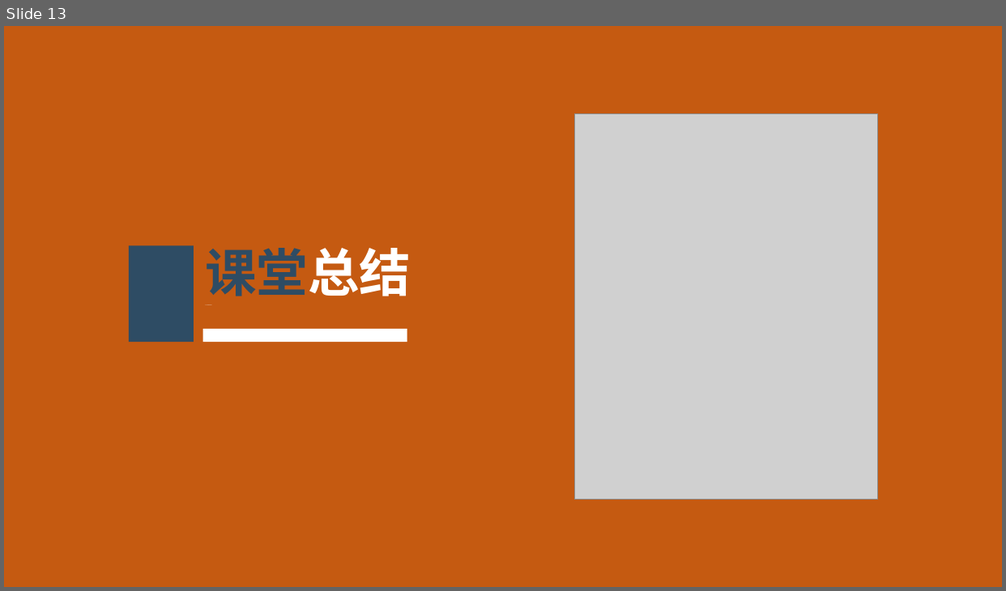
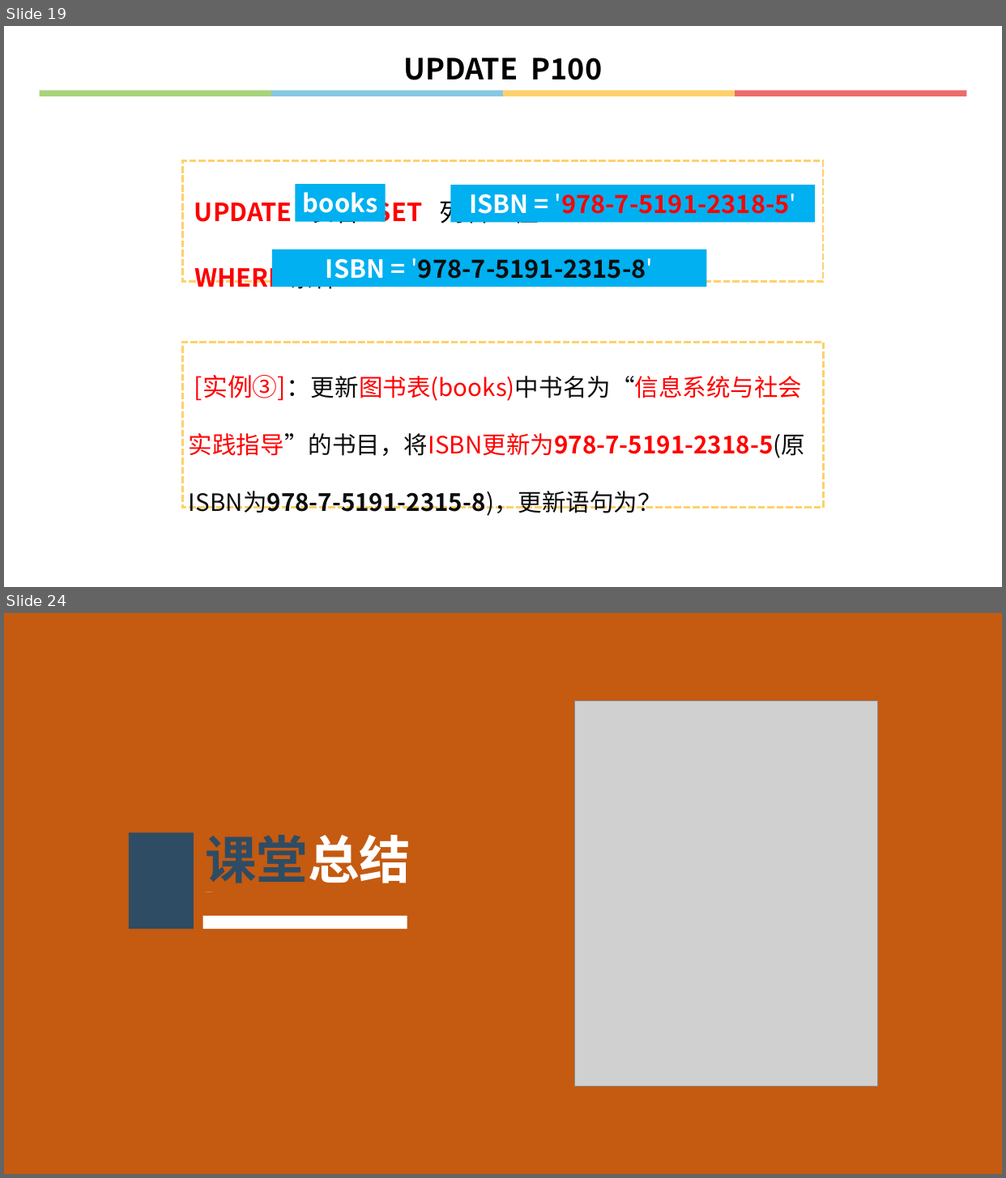
Before and after one commit to hongm32/2020design, a slide deck: 【第40课】信息系统的数据处理/【第40课】信息系统的数据处理.pptx. Shown one above the other, each under a label of ours: slide 13 before the commit, slides 19 and 24 after it; the slides between them are not shown. The pictures are 1006x591 and 1006x1178 pixels, drawn with LibreOffice and Linux fonts; fonts in the diff are those of the drawing; grey boxes stand for pictures. Boxes give left, top, right and bottom in pixels: in the first picture for what was removed or moved away, otherwise in the second. Text is boxed around its words. In the diff, an @@ line names an element or a change of style, - is before the commit and + after.

Commit message:
更新《【第42课】信息系统从无到有》相关资源

```diff
--- a/【第40课】信息系统的数据处理/【第40课】信息系统的数据处理.pptx
+++ b/【第40课】信息系统的数据处理/【第40课】信息系统的数据处理.pptx
@@ slide 19 added at (x1=4, y1=26, x2=1002, y2=587), background #FFFFFF @@
@@ text added at (x1=404, y1=58, x2=602, y2=80), 28 pt, text #000000, bold @@
+UPDATE P100
@@ group added at (x1=39, y1=90, x2=967, y2=96): 4 rectangles @@
@@ rectangle added at (x1=183, y1=160, x2=823, y2=281), outline #FED16C 2.25 pt dashed, 24 pt, text #FF0000, bold @@
+UPDATE 表名 SET 列名 = 值
+WHERE 条件
@@ rectangle added at (x1=296, y1=184, x2=385, y2=221), fill #00B0F0, 24 pt, text #FFFFFF, bold @@
+books
@@ rectangle added at (x1=451, y1=185, x2=815, y2=222), fill #00B0F0, 24 pt, text #FF0000, bold @@
+ISBN = '978-7-5191-2318-5'
@@ rectangle added at (x1=272, y1=250, x2=707, y2=288), fill #00B0F0, 24 pt, text #0D0D0D, bold @@
+ISBN = '978-7-5191-2315-8'
@@ rectangle added at (x1=183, y1=342, x2=823, y2=508), outline #FED16C 2.25 pt dashed, 23 pt, text #FF0000 @@
+[实例③]：更新图书表(books)中书名为“信息系统与社会实践指导”的书目，将ISBN更新为978-7-5191-2318-5(原ISBN为978-7-5191-2315-8)，更新语句为？
@@ what was slide 13 is now slide 24 @@
```
Also in this commit, not shown: 11 other slides added, 4 other files.
